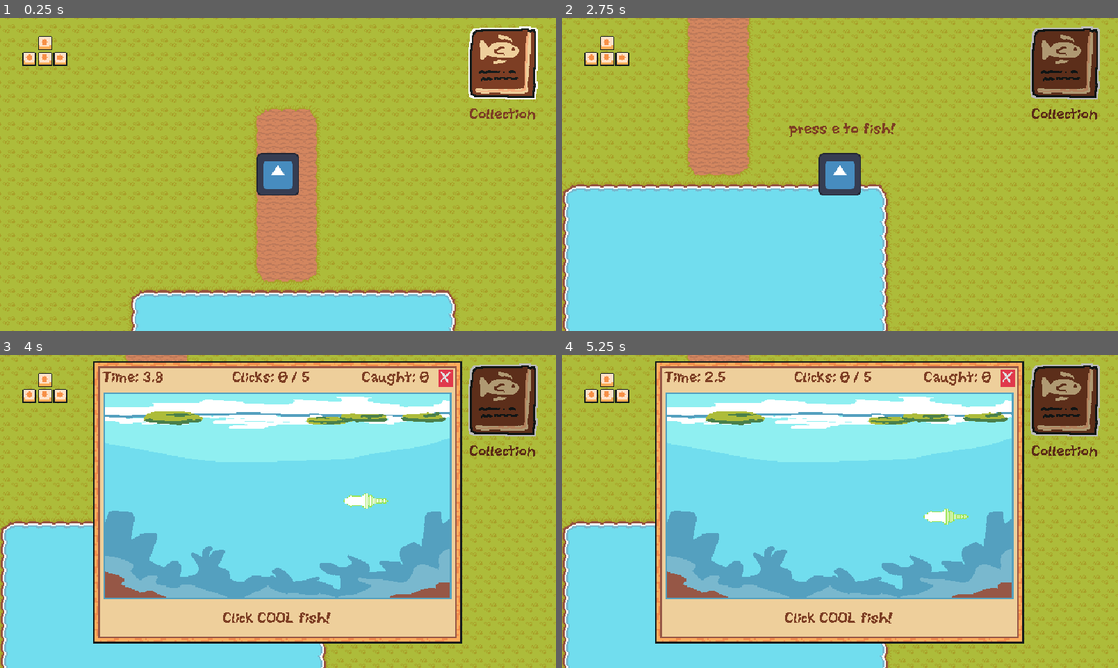
Above: before the commit, frames 1-4 (two rows, left to right).
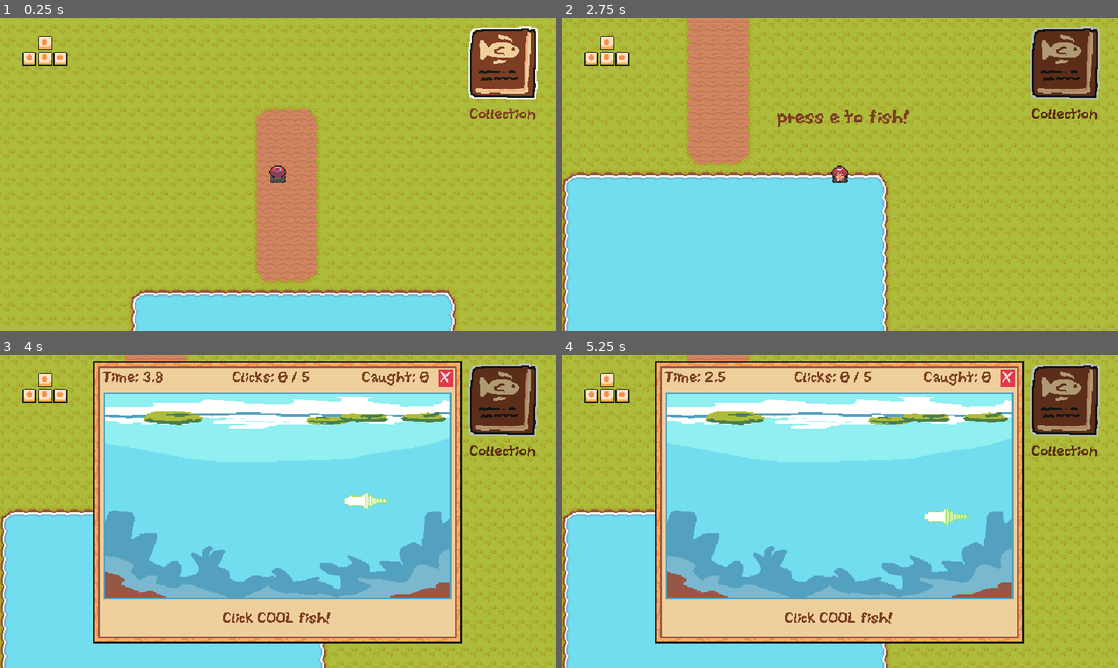
Above: after the commit, the same moments.

Repository: connervolkek/digital-workshop-game-design
Game: Godot game, scene res://Scenes/Main.tscn
The game is run twice, just before and just after one commit, with the same random seed, the same clock (stepped at 60 frames per second) and the same inputs. The engine's default icon, where the game draws it, is replaced by a stand-in: a white triangle on a blue panel in a dark square.
Inputs:
- Up to frame 1 (0.25 s): no input
- Up to frame 2 (2.75 s): click "Collection" at 0.5 s; tap Enter at 1.25 s; hold D (Right) 1.28-2.03 s; tap E (Interact) at 1.35, 2.1 s; hold S (Down) from 2.03 s (still down)
- Up to frame 3 (4 s): tap E (Interact) at 2.75, 2.85, 3.5, 3.6 s; release S (Down) at 2.78 s; hold D (Right) 2.78-3.53 s; hold W (Up) from 3.53 s (still down)
- Up to frame 4 (5.25 s): tap E (Interact) at 4.25, 4.35, 5, 5.1 s; release W (Up) at 4.28 s; hold A (Left) from 4.28 s (still down)

The runs differ from the first frame. In frame 1, 1.0% of the frame differs, in the area x 46-54%, y 43-57%; in frame 2, 21%, in the area x 0-100%, y 0-100%; in frame 3, 7.8%; in frame 4, 7.8%.

Commit message:
added player movement spritesheet
took this from the asset pack, can change later if we want but i dont want the slides to have the godot logo as the player sooooo

Diff:
--- a/Scenes/Player.tscn
+++ b/Scenes/Player.tscn
@@ -1,7 +1,71 @@
 [gd_scene format=3 uid="uid://cxgv3qmhutft4"]
 
 [ext_resource type="Script" uid="uid://pjhwd2vcl7dm" path="res://Scripts/PlayerScript.gd" id="1_kyqiw"]
-[ext_resource type="Texture2D" uid="uid://47sb71vauxav" path="res://icon.svg" id="2_gntrk"]
+[ext_resource type="Texture2D" uid="uid://b1scyiyd7ibu7" path="res://Art/PlayerSpriteSheet.png" id="2_kyqiw"]
+
+[sub_resource type="AtlasTexture" id="AtlasTexture_kyqiw"]
+atlas = ExtResource("2_kyqiw")
+region = Rect2(0, 0, 16, 16)
+
+[sub_resource type="AtlasTexture" id="AtlasTexture_gntrk"]
+atlas = ExtResource("2_kyqiw")
+region = Rect2(0, 16, 16, 16)
+
+[sub_resource type="AtlasTexture" id="AtlasTexture_dewec"]
+atlas = ExtResource("2_kyqiw")
+region = Rect2(0, 32, 16, 16)
+
+[sub_resource type="AtlasTexture" id="AtlasTexture_5ixxa"]
+atlas = ExtResource("2_kyqiw")
+region = Rect2(0, 48, 16, 16)
+
+[sub_resource type="AtlasTexture" id="AtlasTexture_bhhdu"]
+atlas = ExtResource("2_kyqiw")
+region = Rect2(32, 0, 16, 16)
+
+[sub_resource type="AtlasTexture" id="AtlasTexture_megsn"]
+atlas = ExtResource("2_kyqiw")
+region = Rect2(32, 16, 16, 16)
+
+[sub_resource type="AtlasTexture" id="AtlasTexture_yoq75"]
+atlas = ExtResource("2_kyqiw")
+region = Rect2(32, 32, 16, 16)
+
+[sub_resource type="AtlasTexture" id="AtlasTexture_ksbbd"]
+atlas = ExtResource("2_kyqiw")
+region = Rect2(32, 48, 16, 16)
+
+[sub_resource type="AtlasTexture" id="AtlasTexture_o3h8g"]
+atlas = ExtResource("2_kyqiw")
+region = Rect2(48, 0, 16, 16)
+
+[sub_resource type="AtlasTexture" id="AtlasTexture_1e7my"]
+atlas = ExtResource("2_kyqiw")
+region = Rect2(48, 16, 16, 16)
+
+[sub_resource type="AtlasTexture" id="AtlasTexture_arntx"]
+atlas = ExtResource("2_kyqiw")
+region = Rect2(48, 32, 16, 16)
+
+[sub_resource type="AtlasTexture" id="AtlasTexture_lslt6"]
+atlas = ExtResource("2_kyqiw")
+region = Rect2(48, 48, 16, 16)
+
+[sub_resource type="AtlasTexture" id="AtlasTexture_m0x7a"]
+atlas = ExtResource("2_kyqiw")
+region = Rect2(16, 0, 16, 16)
+
+[sub_resource type="AtlasTexture" id="AtlasTexture_5v66d"]
+atlas = ExtResource("2_kyqiw")
+region = Rect2(16, 16, 16, 16)
+
+[sub_resource type="AtlasTexture" id="AtlasTexture_x63xi"]
+atlas = ExtResource("2_kyqiw")
+region = Rect2(16, 32, 16, 16)
+
+[sub_resource type="AtlasTexture" id="AtlasTexture_i2e8t"]
+atlas = ExtResource("2_kyqiw")
+region = Rect2(16, 48, 16, 16)
 
 [sub_resource type="SpriteFrames" id="SpriteFrames_2m5a4"]
 animations = [{
@@ -12,23 +76,79 @@
 }, {
 "frames": [{
 "duration": 1.0,
-"texture": ExtResource("2_gntrk")
+"texture": SubResource("AtlasTexture_kyqiw")
+}, {
+"duration": 1.0,
+"texture": SubResource("AtlasTexture_gntrk")
+}, {
+"duration": 1.0,
+"texture": SubResource("AtlasTexture_dewec")
+}, {
+"duration": 1.0,
+"texture": SubResource("AtlasTexture_5ixxa")
 }],
 "loop": 1,
-"name": &"fish",
-"speed": 5.0
+"name": &"walk_down",
+"speed": 12.0
 }, {
-"frames": [],
+"frames": [{
+"duration": 1.0,
+"texture": SubResource("AtlasTexture_bhhdu")
+}, {
+"duration": 1.0,
+"texture": SubResource("AtlasTexture_megsn")
+}, {
+"duration": 1.0,
+"texture": SubResource("AtlasTexture_yoq75")
+}, {
+"duration": 1.0,
+"texture": SubResource("AtlasTexture_ksbbd")
+}],
 "loop": 1,
-"name": &"walk",
-"speed": 5.0
+"name": &"walk_left",
+"speed": 12.0
+}, {
+"frames": [{
+"duration": 1.0,
+"texture": SubResource("AtlasTexture_o3h8g")
+}, {
+"duration": 1.0,
+"texture": SubResource("AtlasTexture_1e7my")
+}, {
+"duration": 1.0,
+"texture": SubResource("AtlasTexture_arntx")
+}, {
+"duration": 1.0,
+"texture": SubResource("AtlasTexture_lslt6")
+}],
+"loop": 1,
+"name": &"walk_right",
+"speed": 12.0
+}, {
+"frames": [{
+"duration": 1.0,
+"texture": SubResource("AtlasTexture_m0x7a")
+}, {
+"duration": 1.0,
+"texture": SubResource("AtlasTexture_5v66d")
+}, {
+"duration": 1.0,
+"texture": SubResource("AtlasTexture_x63xi")
+}, {
+"duration": 1.0,
+"texture": SubResource("AtlasTexture_i2e8t")
+}],
+"loop": 1,
+"name": &"walk_up",
+"speed": 12.0
 }]
 
 [sub_resource type="RectangleShape2D" id="RectangleShape2D_kyqiw"]
-size = Vector2(44, 44)
+size = Vector2(12, 11)
 
 [node name="Player" type="CharacterBody2D" unique_id=555660452]
 z_index = 2
+scale = Vector2(1.25, 1.25)
 collision_layer = 2
 collision_mask = 5
 motion_mode = 1
@@ -36,11 +156,11 @@
 
 [node name="AnimatedSprite2D" type="AnimatedSprite2D" parent="." unique_id=894615221]
 texture_filter = 1
-scale = Vector2(0.3828125, 0.3828125)
 sprite_frames = SubResource("SpriteFrames_2m5a4")
-animation = &"fish"
+animation = &"walk_up"
 
 [node name="CollisionShape2D" type="CollisionShape2D" parent="." unique_id=1965714214]
+position = Vector2(0, 1.5)
 shape = SubResource("RectangleShape2D_kyqiw")
 
 [node name="Camera2D" type="Camera2D" parent="." unique_id=502222376]
--- a/Scripts/PlayerScript.gd
+++ b/Scripts/PlayerScript.gd
@@ -26,18 +26,6 @@
 		velocity.y -= speed
 	move_and_slide()
 
-func handle_animation():
-	#raycast direction changes
-	var move_direction = Input.get_vector("Left", "Right", "Up", "Down")
-	if move_direction == Vector2.ZERO:
-		return
-	var facing_direction = move_direction.normalized()
-	$FishingRay.target_position = facing_direction * 40
-	if $FishingRay.is_colliding():
-		$"fishing label".visible = true
-	else:
-		$"fishing label".visible = false
-	#animation logic here
 
 func _ready() -> void:
 	Global.fishing_closed.connect(stop_fishing)
@@ -48,6 +36,7 @@
 			start_fishing()
 
 func start_fishing():
+	$AnimatedSprite2D.stop()
 	can_move = false
 	can_interact = false
 	velocity = Vector2.ZERO
@@ -56,3 +45,28 @@
 func stop_fishing():
 	can_move = true
 	can_interact = true
+
+
+func handle_animation():
+	#Rraycast Direction Changes
+	var move_direction = Input.get_vector("Left", "Right", "Up", "Down")
+	if move_direction == Vector2.ZERO:
+		$AnimatedSprite2D.stop()
+		return
+	var facing_direction = move_direction.normalized()
+	$FishingRay.target_position = facing_direction * 40
+	if $FishingRay.is_colliding():
+		$"fishing label".visible = true
+	else:
+		$"fishing label".visible = false
+	# Animation Logic - Note: this is NOT the best way to do this!
+	if Input.is_action_pressed("Right"):
+		$AnimatedSprite2D.play("walk_right")
+	elif Input.is_action_pressed("Left"):
+		$AnimatedSprite2D.play("walk_left")
+	elif Input.is_action_pressed("Up"):
+		$AnimatedSprite2D.play("walk_up")
+	elif Input.is_action_pressed("Down"):
+		$AnimatedSprite2D.play("walk_down")
+	else:
+		$AnimatedSprite2D.stop()
Binary file added: Art/PlayerSpriteSheet.png
Not shown, added: Art/PlayerSpriteSheet.png.import
